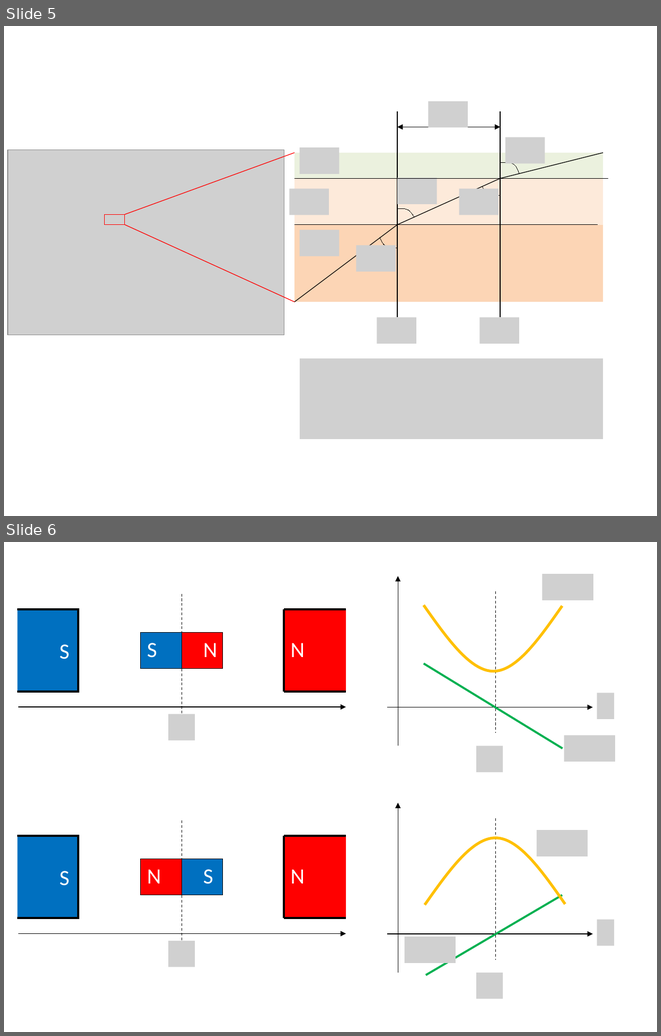
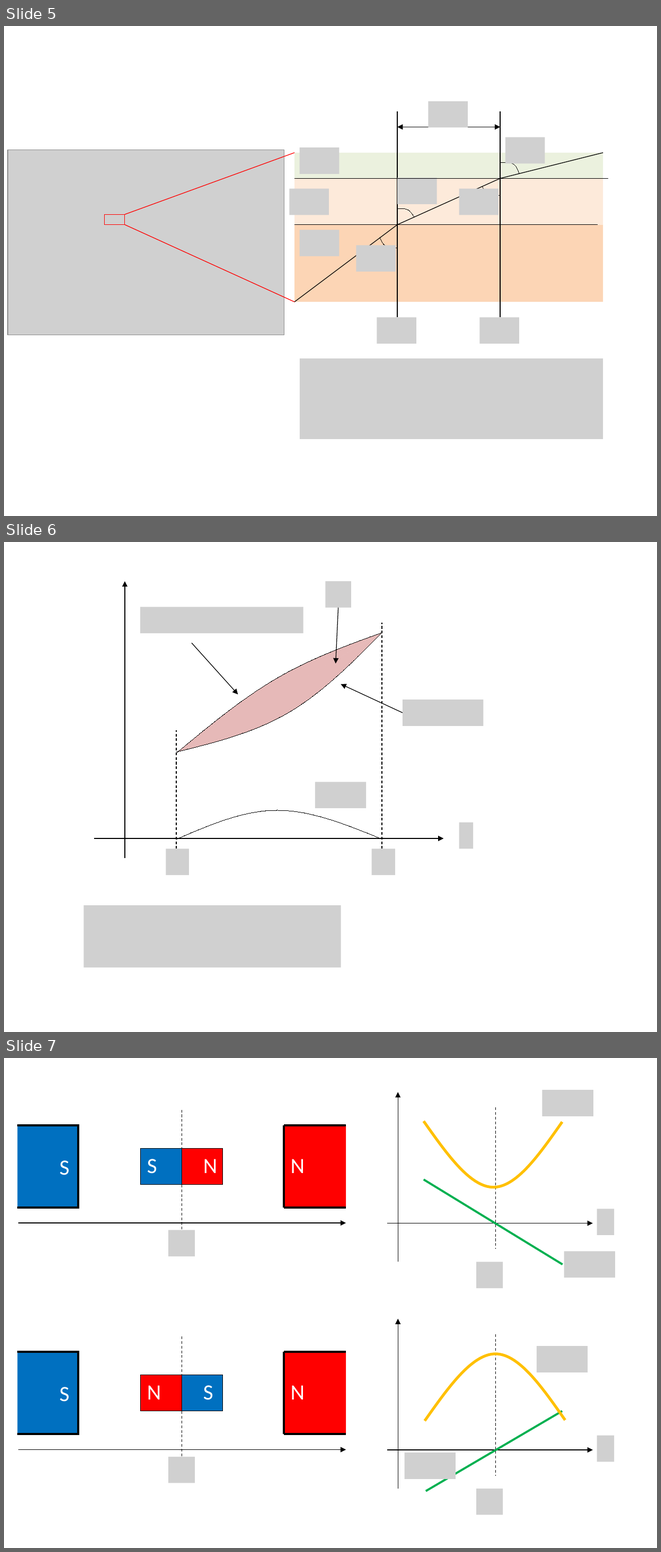
Before and after one commit to kaityo256/classical_mechanics, a slide deck: variational_principle/fig/fig.pptx. Shown one above the other, each under a label of ours: slides 5 and 6 before the commit, slides 5, 6 and 7 after it. The pictures are 661x1036 and 661x1552 pixels, drawn with LibreOffice and Linux fonts; fonts in the diff are those of the drawing; grey boxes stand for pictures. Boxes give left, top, right and bottom in pixels: in the first picture for what was removed or moved away, otherwise in the second. Text is boxed around its words. In the diff, an @@ line names an element or a change of style, - is before the commit and + after.

Commit message:
:memo: updates

```diff
--- a/variational_principle/fig/fig.pptx
+++ b/variational_principle/fig/fig.pptx
@@ slide 6 added at box(4, 542, 657, 1032), background #FFFFFF @@
@@ arrow added from (125, 858) to (125, 581), #000000 0.75 pt @@
@@ picture added at box(325, 581, 351, 607) @@
@@ picture added at box(140, 607, 303, 633) @@
@@ arrow added from (338, 607) to (336, 663), #000000 0.75 pt @@
@@ freeform shape added at box(176, 633, 381, 752), fill #E6B9B8, outline #000000 0.75 pt @@
@@ freeform shape added at box(176, 633, 381, 753), fill #E6B9B8, outline #000000 0.75 pt @@
@@ line added from (382, 848) to (382, 623), #000000 0.75 pt dashed @@
@@ arrow added from (192, 643) to (238, 694), #000000 0.75 pt @@
@@ arrow added from (403, 713) to (341, 685), #000000 0.75 pt @@
@@ picture added at box(403, 699, 483, 725) @@
@@ line added from (176, 848) to (176, 730), #000000 0.75 pt dashed @@
@@ picture added at box(315, 782, 366, 808) @@
@@ freeform shape added at box(176, 810, 380, 839), outline #000000 0.75 pt @@
@@ picture added at box(459, 822, 474, 848) @@
@@ arrow added from (94, 838) to (443, 838), #000000 0.75 pt @@
@@ picture added at box(166, 848, 189, 874) @@
@@ picture added at box(372, 848, 395, 874) @@
@@ picture added at box(84, 905, 341, 967) @@
@@ what was slide 6 is now slide 7 @@
```
